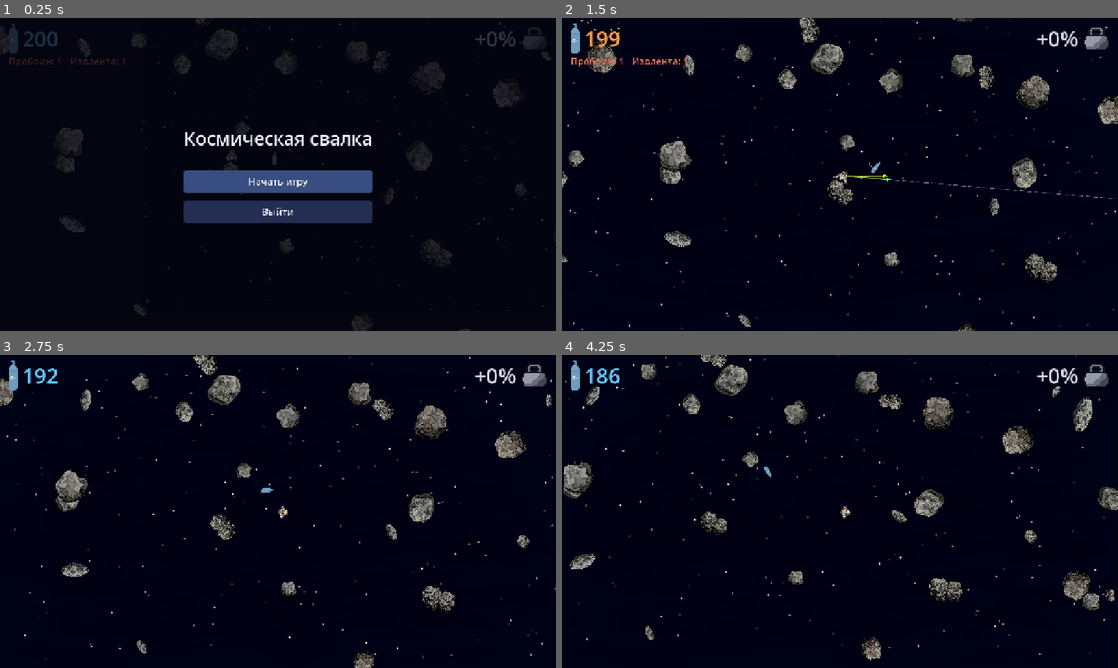
Above: before the commit, frames 1-4 (two rows, left to right).
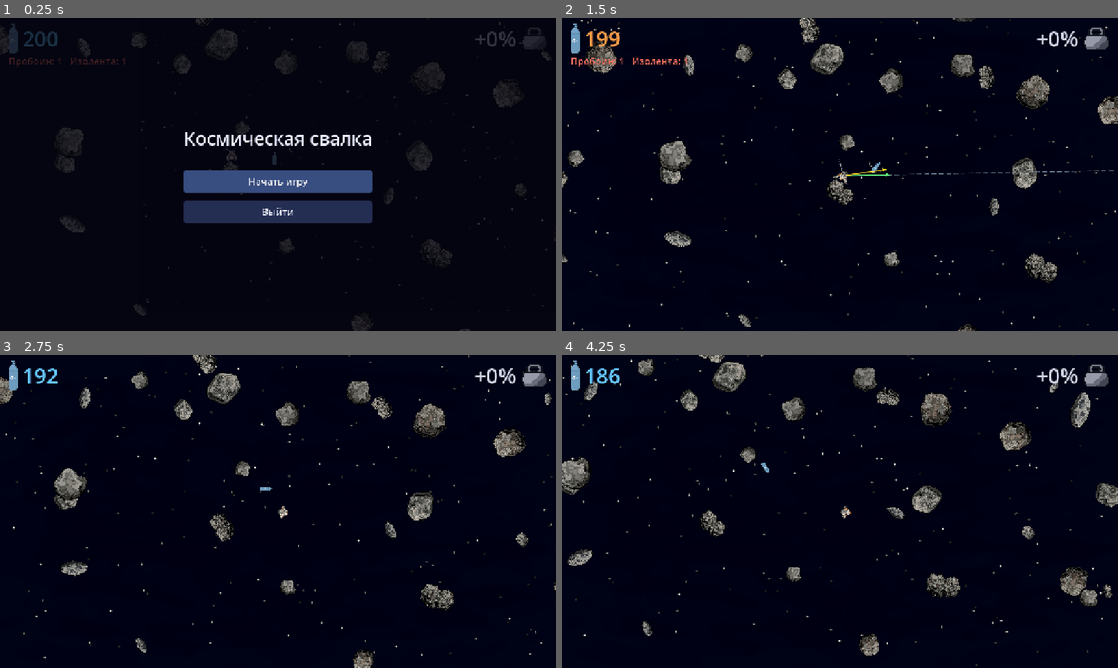
Above: after the commit, the same moments.

Repository: xOnelinx/-space_scrapheap
Game: Godot game, scene res://scenes/main.tscn
Two runs of this game, one before a commit and one after it. Both use one fixed random seed, a clock stepped at 60 frames per second and the inputs below.
Inputs (mouse positions are in pixels of both pictures, inside the frame that each line leads up to):
- Up to frame 1 (0.25 s): no input
- Up to frame 2 (1.5 s): click "Начать игру" at 0.5 s; move the mouse to (962, 158) at 1.27 s; hold D (move_right) from 1.28 s (still down); hold Right mouse button (aim) from 1.28 s (still down); click (962, 158) at 1.42 s
- Up to frame 3 (2.75 s): tap G (drop_cargo) at 1.55, 2.1 s; move the mouse to (166, 527) at 2.02 s; release D (move_right) at 2.03 s; release Right mouse button (aim) at 2.03 s; hold S (move_down) from 2.03 s (still down); tap X (patch_suit) at 2.3 s
- Up to frame 4 (4.25 s): move the mouse to (895, 442) at 2.77 s; release S (move_down) at 2.78 s; hold D (move_right) 2.78-3.53 s; hold X (patch_suit) 2.78-3.53 s; click (895, 442) at 3.05 s; move the mouse to (812, 574) at 3.52 s; hold W (move_up) from 3.53 s (still down); click (812, 574) at 3.6 s; right-click (812, 574) at 3.8 s

The runs differ from the first frame. In frame 1, less than 0.1% of the frame differs, in the area x 40-42%, y 40-44%; in frame 2, 0.3%; in frame 3, 4.3%; in frame 4, 6.1%, in the area x 0-100%, y 0-100%.

Commit message:
Пробоина бьёт струёй газа и сносит прыжок мимо прицела
Co-authored-by: Cursor <cursoragent@cursor.com>

Diff:
--- a/godot/scripts/flight_jet.gd
+++ b/godot/scripts/flight_jet.gd
@@ -1,9 +1,13 @@
 extends Node2D
 
-## Короткая струя воздуха от скитальца против нажатого WASD.
+## Короткая струя воздуха от скитальца: против нажатого WASD или из пробоины.
 
 const REACH := 16.0
 const ROOT := 12.0
+
+var reach := REACH
+var color := Color(0.78, 0.92, 1.0)
+var width := 1.0
 
 var _dir := Vector2.ZERO
 var _phase := 0.0
@@ -42,12 +46,14 @@
 	if _dir == Vector2.ZERO:
 		return
 	var side := Vector2(-_dir.y, _dir.x)
-	for i in 3:
-		var along := fposmod(_phase * 22.0 + float(i) * 6.0, REACH)
-		var fade := along / REACH
+	var puffs := maxi(3, roundi(reach / 6.0))
+	for i in puffs:
+		var along := fposmod(_phase * 22.0 + float(i) * 6.0, reach)
+		var fade := along / reach
 		var center := _dir * (ROOT + along)
-		var half := lerpf(2.5, 1.0, fade)
-		var color := Color(0.78, 0.92, 1.0, lerpf(0.75, 0.0, fade))
-		draw_line(center - _dir * half, center + _dir * half, color, 1.0)
-		if i == 1:
-			draw_line(center - side * 1.5, center + side * 1.5, Color(color.r, color.g, color.b, color.a * 0.45), 1.0)
+		var half := lerpf(2.5, 1.0, fade) * width
+		var tint := Color(color.r, color.g, color.b, lerpf(0.75, 0.0, fade))
+		draw_line(center - _dir * half, center + _dir * half, tint, width)
+		if i % 2 == 1:
+			var spread := 1.5 * width
+			draw_line(center - side * spread, center + side * spread, Color(tint.r, tint.g, tint.b, tint.a * 0.45), width)
--- a/godot/scripts/oxygen.gd
+++ b/godot/scripts/oxygen.gd
@@ -3,7 +3,8 @@
 
 ## Запас воздуха на скафандре. Чем платить за толчок и правку курса, решает тот, кто зовёт tick.
 ## Пока open == false, баллон не забирается: ввод закрыт или скиталец уже погиб.
-## Каждая пробоина добавляет ещё одно дыхание к расходу. Изолента латает по одной.
+## Пробоина — направление из центра скафандра в осях спрайта, туда бьёт газ.
+## Каждая добавляет ещё одно дыхание к расходу. Изолента латает по одной.
 
 signal depleted
 signal changed(seconds: float)
@@ -23,7 +24,7 @@
 var seconds := START
 var double_left := 0.0
 var open := false
-var punctures := START_PUNCTURES
+var holes: Array[Vector2] = []
 var tape := START_TAPE
 
 var _flash := 0.0
@@ -34,6 +35,8 @@
 
 func _ready() -> void:
 	add_to_group("oxygen")
+	for _i in START_PUNCTURES:
+		holes.append(Vector2.from_angle(randf() * TAU))
 	_build_hud()
 
 
@@ -57,15 +60,15 @@
 	double_left += hold_seconds * DOUBLE_PER_HOLD
 
 
-func puncture() -> void:
-	punctures += 1
+func puncture(dir: Vector2) -> void:
+	holes.append(dir.normalized() if dir.length_squared() > 0.0001 else Vector2.UP)
 	_refresh()
 
 
 func patch() -> bool:
-	if punctures <= 0 or tape <= 0:
+	if holes.is_empty() or tape <= 0:
 		return false
-	punctures -= 1
+	holes.pop_back()
 	tape -= 1
 	_refresh()
 	return true
@@ -74,7 +77,7 @@
 func tick(delta: float, extra_rate: float) -> bool:
 	if _empty:
 		return true
-	var rate := 1.0 + punctures
+	var rate := 1.0 + holes.size()
 	if double_left > 0.0:
 		rate *= 2.0
 		double_left = maxf(0.0, double_left - delta)
@@ -131,7 +134,7 @@
 		_flash = maxf(0.0, _flash - delta)
 		var t := clampf(_flash / FLASH_TIME, 0.0, 1.0)
 		_label.add_theme_color_override("font_color", COLOR_IDLE.lerp(Color(0.9, 0.97, 1.0), t))
-	elif double_left > 0.0 or punctures > 0:
+	elif double_left > 0.0 or not holes.is_empty():
 		_label.add_theme_color_override("font_color", COLOR_DOUBLE)
 	else:
 		_label.add_theme_color_override("font_color", COLOR_IDLE)
@@ -144,5 +147,5 @@
 	_label.text = str(shown)
 	if _suit_label == null:
 		return
-	_suit_label.visible = punctures > 0 or tape > 0
-	_suit_label.text = "Пробоин: %d   Изолента: %d" % [punctures, tape]
+	_suit_label.visible = not holes.is_empty() or tape > 0
+	_suit_label.text = "Пробоин: %d   Изолента: %d" % [holes.size(), tape]
--- a/godot/scripts/wanderer.gd
+++ b/godot/scripts/wanderer.gd
@@ -32,8 +32,10 @@
 const CHARGE_DIST_MAX := 220.0
 const RESPAWN_INPUT_PAUSE := 0.45
 const LOST_DOOM_DELAY := 15.0
-## Крен толчка от одной пробоины: доля скорости вбок.
+## Газ из одной пробоины при прыжке: доля скорости толчка против струи. Прицел её не видит.
 const LEAK_PER_PUNCTURE := 0.15
+const LEAK_JET_REACH := 34.0
+const LEAK_JET_COLOR := Color(0.92, 0.97, 1.0)
 const MASS := 26.0 * 26.0
 const AIM_HORIZON := 3.0
 ## Верх спрайта — рюкзак, он наружу от камня. Низ — шлем, им встаём на поверхность.
@@ -60,8 +62,6 @@
 var _ride_side := 0.0
 ## Масса груза на скафандре. Список предметов снаружи.
 var cargo_mass := 0.0
-## 0 — толчок по курсору. Иначе доля скорости вбок. Порванный скафандр пишет сам.
-var leak_bias := 0.0
 
 var _charging := false
 var _charge := 0.0
@@ -75,6 +75,7 @@
 var _lost_time := 0.0
 var _oxygen: Oxygen
 var _flight_jet: Node2D
+var _leak_jets: Array[Node2D] = []
 ## -1 — обычный спрайт. Иначе кадр захвата, пока скиталец на астероиде.
 var _grab_frame := -1
 var _grab_time := 0.0
@@ -177,7 +178,7 @@
 	var desired := push_desired(to_target, _charge)
 	var charge := _charge
 	var rock := left as SpaceRock
-	velocity = launch_velocity(to_target, _charge)
+	velocity = launch_velocity(to_target, _charge) + _leak_kick(desired.length())
 	if rock != null:
 		var share := SpaceRock.push_share(get_mass(), rock.get_mass())
 		add_body_impulse(rock, -desired * get_mass() * share, global_position)
@@ -255,7 +256,6 @@
 	var extra := 0.0
 	if _using_flight_correction:
 		extra = FLIGHT_OXYGEN
-	leak_bias = LEAK_PER_PUNCTURE * _oxygen.punctures
 	return _oxygen.tick(delta, extra)
 
 
@@ -295,6 +295,11 @@
 # shortcut: груз сбрасывается целиком и исчезает, при списке предметов — выбрасывать предмет телом в мир.
 func drop_cargo() -> void:
 	cargo_mass = 0.0
+
+
+## Пробоина там, куда пришёлся удар: газ бьёт из этой точки наружу.
+func puncture_at(world_point: Vector2) -> void:
+	_oxygen.puncture((world_point - global_position).rotated(-_sprite.rotation))
 
 
 func _step_motion(delta: float) -> void:
@@ -382,6 +387,7 @@
 	_publish_aim()
 	_publish_rope()
 	_publish_warning()
+	_publish_leaks()
 
 
 func _publish_aim() -> void:
@@ -453,6 +459,25 @@
 	add_child(_flight_jet)
 
 
+func _publish_leaks() -> void:
+	if _oxygen == null:
+		return
+	var holes := _oxygen.holes
+	while _leak_jets.size() < holes.size():
+		var jet := _FLIGHT_JET.new()
+		jet.name = "LeakJet%d" % _leak_jets.size()
+		jet.z_index = 3
+		jet.reach = LEAK_JET_REACH
+		jet.color = LEAK_JET_COLOR
+		jet.width = 2.0
+		add_child(jet)
+		_leak_jets.append(jet)
+	while _leak_jets.size() > holes.size():
+		_leak_jets.pop_back().queue_free()
+	for i in holes.size():
+		_leak_jets[i].set_direction(holes[i].rotated(_sprite.rotation))
+
+
 func _show_flight_jet(dir: Vector2) -> void:
 	if _flight_jet != null:
 		_flight_jet.set_direction(dir)
@@ -648,7 +673,7 @@
 	if to_target.length_squared() <= 0.01:
 		to_target = dock.outward()
 	var speed := lerpf(PUSH_MIN, PUSH_MAX, clampf(charge, 0.0, 1.0))
-	return _with_leak(to_target.normalized() * speed)
+	return to_target.normalized() * speed
 
 
 func first_aim_hit(launch_vel: Vector2, horizon: float) -> float:
@@ -864,13 +889,11 @@
 	velocity = body_vel + outward * 12.0
 
 
-func _with_leak(desired: Vector2) -> Vector2:
-	if absf(leak_bias) < 0.0001 or desired.length_squared() <= 0.01:
-		return desired
-	var side := Vector2(-desired.y, desired.x)
-	if side.length_squared() <= 0.0001:
-		return desired
-	return desired + side.normalized() * desired.length() * leak_bias
+func _leak_kick(push_speed: float) -> Vector2:
+	var kick := Vector2.ZERO
+	for hole in _oxygen.holes:
+		kick -= hole.rotated(_sprite.rotation) * push_speed * LEAK_PER_PUNCTURE
+	return kick
 
 
 func _aim_dir() -> Vector2:
--- a/godot/tests/scene_check.gd
+++ b/godot/tests/scene_check.gd
@@ -11,11 +11,10 @@
 	for _i in frames:
 		await process_frame
 	var scene := get_current_scene()
-	## Проверки считают скафандр целым: стартовая пробоина кренила бы каждый прыжок.
+	## Проверки считают скафандр целым: стартовая пробоина сносила бы каждый прыжок.
 	var wanderer := scene.get_node_or_null("Wanderer") as Wanderer
 	if wanderer != null:
-		(wanderer.get_node("Oxygen") as Oxygen).punctures = 0
-		wanderer.leak_bias = 0.0
+		(wanderer.get_node("Oxygen") as Oxygen).holes.clear()
 	return scene
 
 
--- a/godot/tests/verify_core.gd
+++ b/godot/tests/verify_core.gd
@@ -73,20 +73,23 @@
 func _check_leak(scene: Node, wanderer: Wanderer) -> bool:
 	var rock := scene.get_node("Bodies/StaticNear") as SpaceRock
 	_stand(wanderer, rock)
-	wanderer.leak_bias = 0.0
-	var straight := wanderer.push_desired(Vector2.RIGHT, 1.0)
-	wanderer.leak_bias = 0.5
-	var biased := wanderer.push_desired(Vector2.RIGHT, 1.0)
-	var launch := wanderer.launch_velocity(Vector2.RIGHT, 1.0)
-	wanderer.leak_bias = 0.0
-	if absf(straight.y) > 0.01:
-		fail("Без пробоины толчок ушёл вбок")
-		return false
-	if biased.y <= straight.length() * 0.4:
-		fail("Пробоина не сносит вектор толчка")
-		return false
-	if launch.y <= 0.0:
-		fail("Прицел не показывает боковой снос")
+	var air := wanderer.get_node("Oxygen") as Oxygen
+	var straight := wanderer.launch_velocity(Vector2.RIGHT, 1.0)
+	air.holes.assign([Vector2.UP])
+	if wanderer.launch_velocity(Vector2.RIGHT, 1.0).distance_to(straight) > 0.01:
+		air.holes.clear()
+		fail("Прицел не должен знать про пробоину")
+		return false
+	var jet := Vector2.UP.rotated(wanderer._sprite.rotation)
+	var push_speed := wanderer.push_desired(Vector2.RIGHT, 1.0).length()
+	wanderer._charge = 1.0
+	wanderer._commit_push(Vector2.RIGHT)
+	air.holes.clear()
+	var kick := wanderer.velocity - straight
+	var expect := -jet * push_speed * Wanderer.LEAK_PER_PUNCTURE
+	_stand(wanderer, rock)
+	if kick.distance_to(expect) > 0.5:
+		fail("Газ из пробоины должен толкать против струи: %s ≠ %s" % [kick, expect])
 		return false
 	return true
 
--- a/godot/tests/verify_suit.gd
+++ b/godot/tests/verify_suit.gd
@@ -1,6 +1,6 @@
 extends "res://tests/scene_check.gd"
 
-## Пробоина удваивает дыхание и кренит толчок. X тратит моток и латает одну.
+## Пробоина удваивает дыхание, бьёт видимой струёй из места удара. X тратит моток и латает одну.
 
 
 func _initialize() -> void:
@@ -17,30 +17,32 @@
 	air.open = true
 	air.double_left = 0.0
 
+	var hit := wanderer.global_position + Vector2(30.0, 0.0)
+	wanderer.puncture_at(hit)
 	air.seconds = 100.0
-	air.punctures = 1
 	air.tick(1.0, 0.0)
 	if absf(air.seconds - 98.0) > 0.01:
 		fail("Пробоина должна удваивать расход: %.2f" % air.seconds)
 		return
-	wanderer._breathe(0.0)
-	if absf(wanderer.leak_bias - Wanderer.LEAK_PER_PUNCTURE) > 0.0001:
-		fail("Пробоина не кренит толчок: %.3f" % wanderer.leak_bias)
+	wanderer._publish_views()
+	var jets := wanderer._leak_jets
+	if jets.size() != 1 or jets[0].direction().distance_to(Vector2.RIGHT) > 0.01:
+		fail("Струя должна бить из места удара")
 		return
 
 	air.tape = 1
 	_press_patch(wanderer)
-	if air.punctures != 0 or air.tape != 0:
-		fail("X не залатал: пробоин %d, изоленты %d" % [air.punctures, air.tape])
+	if not air.holes.is_empty() or air.tape != 0:
+		fail("X не залатал: пробоин %d, изоленты %d" % [air.holes.size(), air.tape])
 		return
-	wanderer._breathe(0.0)
-	if wanderer.leak_bias != 0.0:
-		fail("Заплатка не сняла крен")
+	wanderer._publish_views()
+	if not wanderer._leak_jets.is_empty():
+		fail("Заплатка не убрала струю")
 		return
 
-	air.puncture()
+	wanderer.puncture_at(hit)
 	_press_patch(wanderer)
-	if air.punctures != 1:
+	if air.holes.size() != 1:
 		fail("Без изоленты пробоина не латается")
 		return
 
Not shown, changed: GAME.md
Not shown, changed: PLAN.md
